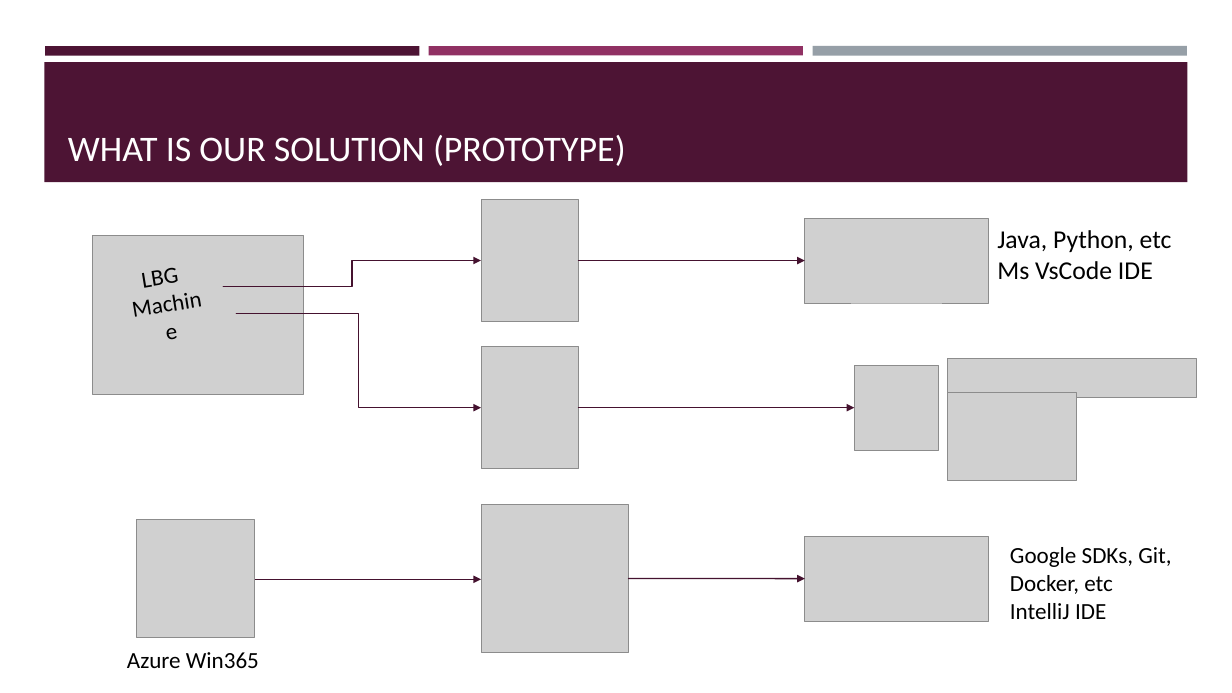
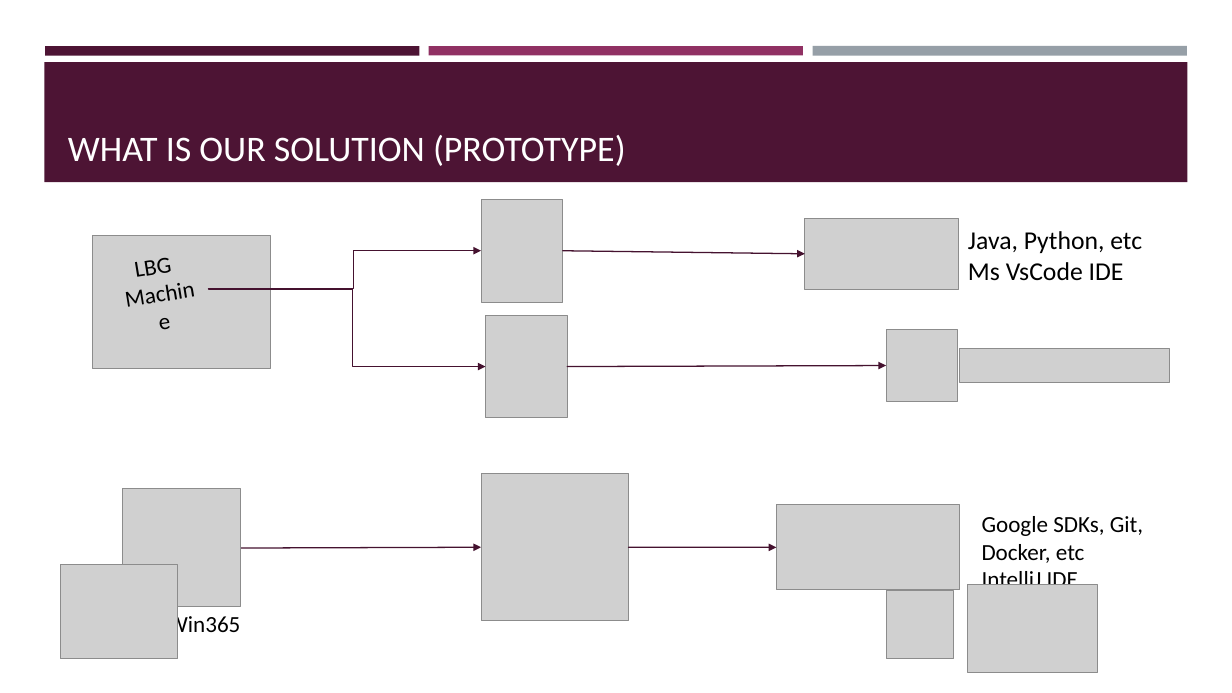
Before and after one commit to samiya-tamboli/samiya-tamboli, a slide deck: slide 3 of TECH_ENABLERS.pptx. Drawn at 1232x693 pixels with LibreOffice and Linux fonts; fonts in the diff are those of the drawing; grey boxes stand for pictures. Boxes give left, top, right and bottom in pixels: in the first picture for what was removed or moved away, otherwise in the second. Text is boxed around its words. In the diff, an @@ line names an element or a change of style, - is before the commit and + after.

```diff
--- a/TECH_ENABLERS.pptx
+++ b/TECH_ENABLERS.pptx
@@ picture: place and size @@
-picture at (482, 200, 579, 322)
+picture at (482, 200, 564, 302)
@@ picture: place and size @@
-picture at (92, 236, 304, 395)
+picture at (92, 236, 270, 369)
@@ text "LBG": place and size @@
-text "LBG" at (143, 268, 179, 288)
+text "LBG" at (136, 258, 172, 277)
@@ picture: place and size @@
-picture at (805, 218, 989, 303)
+picture at (805, 218, 959, 289)
@@ text "Java, Python, etc Ms VsCode ...": place and size @@
-text "Java, Python, etc Ms VsCode ..." at (997, 230, 1172, 280)
+text "Java, Python, etc Ms VsCode ..." at (968, 231, 1142, 281)
@@ elbow arrow moved from (224, 287) - (482, 261) to (209, 288) - (482, 250) @@
@@ arrow moved from (579, 261) - (805, 261) to (563, 250) - (805, 254) @@
@@ elbow arrow moved from (237, 314) - (482, 408) to (209, 289) - (485, 367) @@
@@ picture: place and size @@
-picture at (482, 347, 579, 469)
+picture at (485, 315, 567, 418)
@@ picture: place and size @@
-picture at (855, 365, 939, 450)
+picture at (886, 330, 958, 401)
@@ picture: place and size @@
-picture at (947, 359, 1197, 398)
+picture at (960, 349, 1170, 383)
@@ arrow moved from (579, 408) - (855, 408) to (567, 367) - (886, 366) @@
@@ picture: place and size @@
-picture at (482, 505, 629, 653)
+picture at (482, 473, 629, 621)
@@ picture: place and size @@
-picture at (137, 519, 255, 638)
+picture at (122, 489, 240, 607)
@@ picture: place and size @@
-picture at (805, 536, 989, 621)
+picture at (776, 505, 960, 590)
@@ text "Google SDKs, Git, Docker, etc ...": place and size @@
-text "Google SDKs, Git, Docker, etc ..." at (1010, 547, 1171, 619)
+text "Google SDKs, Git, Docker, etc ..." at (982, 516, 1143, 585)
@@ picture added at (60, 565, 178, 660) @@
@@ arrow moved from (254, 579) - (482, 579) to (226, 548) - (482, 547) @@
@@ arrow moved from (628, 579) - (805, 579) to (628, 547) - (776, 547) @@
@@ picture added at (886, 591, 954, 659) @@
@@ picture: place and size @@
-picture at (947, 393, 1077, 481)
+picture at (969, 585, 1098, 673)
@@ text at (167, 613, 240, 639): text changed @@
-Azure Win365
+GCP Win365
```
Also in this commit, not shown: 5 other slides changed.
